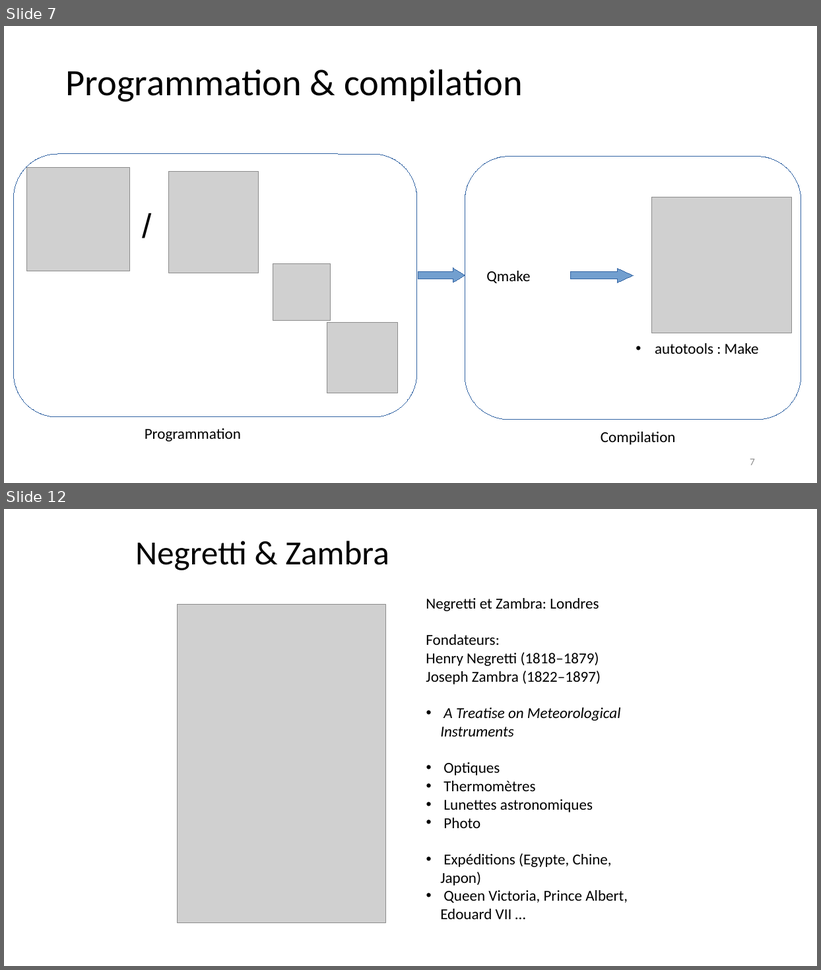
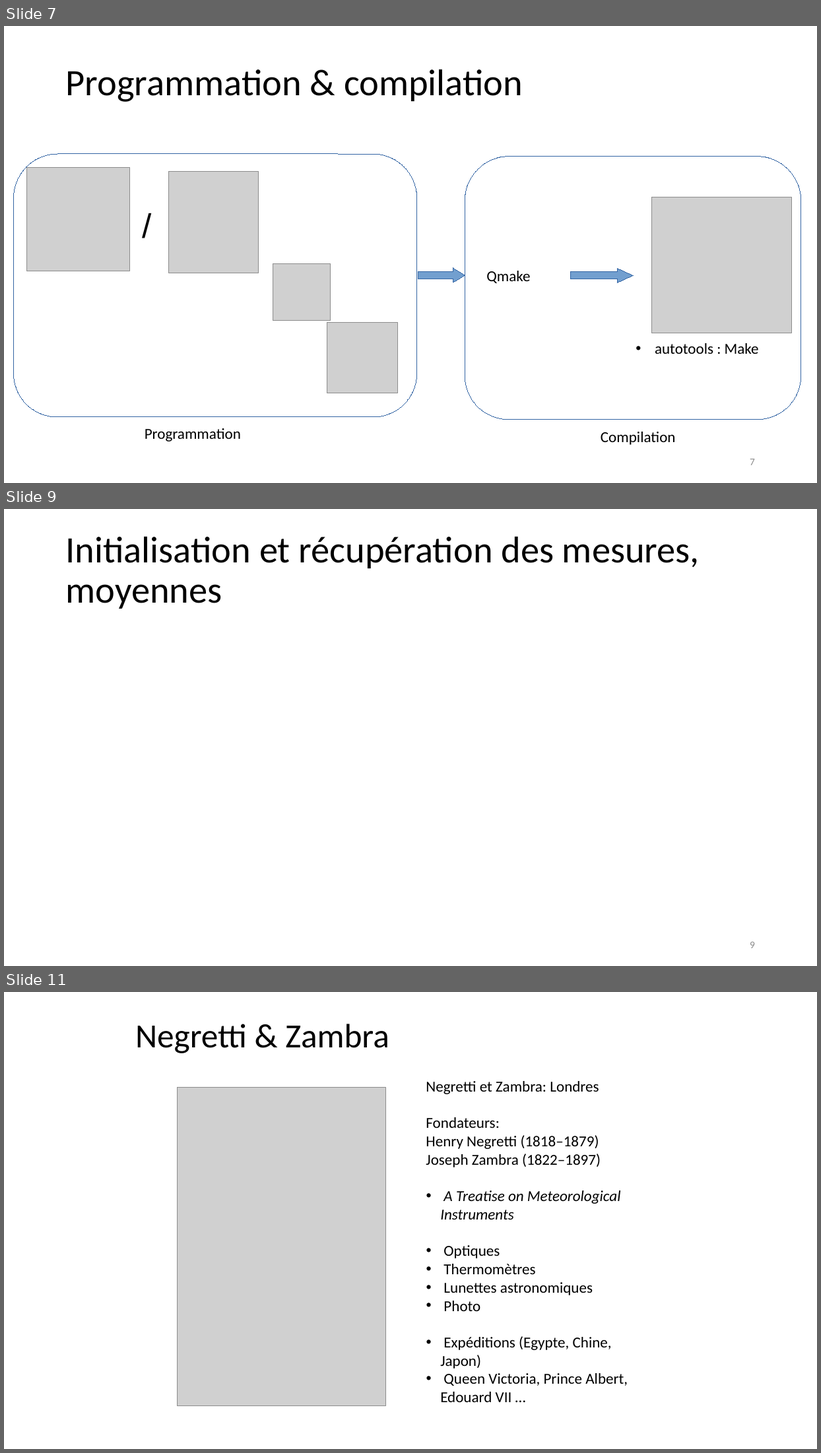
Before and after one commit to jeromelane/WeatherCheckingRpi, a slide deck: weathercheckingrpi/doc/Presentations/projet_meteo_JL_KG_24042019v3.pptx. Shown one above the other, each under a label of ours: slides 7 and 12 before the commit, slides 7, 9 and 11 after it; the slides between them are not shown. The pictures are 821x970 and 821x1453 pixels, drawn with LibreOffice and Linux fonts; fonts in the diff are those of the drawing; grey boxes stand for pictures. Boxes give left, top, right and bottom in pixels: in the first picture for what was removed or moved away, otherwise in the second. Text is boxed around its words. In the diff, an @@ line names an element or a change of style, - is before the commit and + after.

```diff
--- a/weathercheckingrpi/doc/Presentations/projet_meteo_JL_KG_24042019v3.pptx
+++ b/weathercheckingrpi/doc/Presentations/projet_meteo_JL_KG_24042019v3.pptx
@@ slide 9 added at (x1=4, y1=509, x2=817, y2=966), background #FFFFFF @@
@@ text added at (x1=66, y1=536, x2=700, y2=609), 44 pt, text #000000 @@
+Initialisation et récupération des mesures, moyennes
@@ page number added at (x1=750, y1=942, x2=755, y2=949), 12 pt, text #8B8B8B @@
+9
@@ what was slide 12 is now slide 11 @@
```
Also in this commit, not shown: 4 slides changed, 38 other files.
